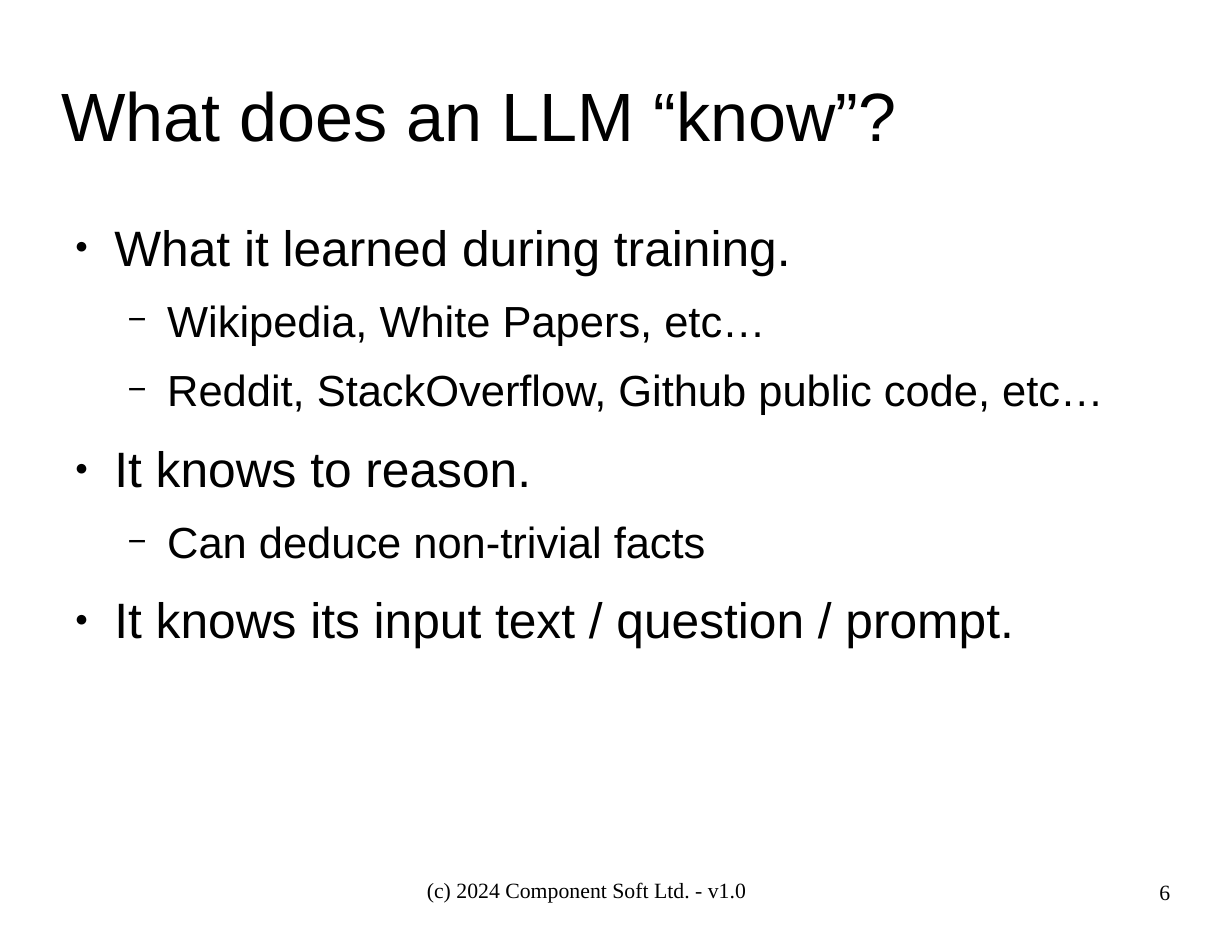
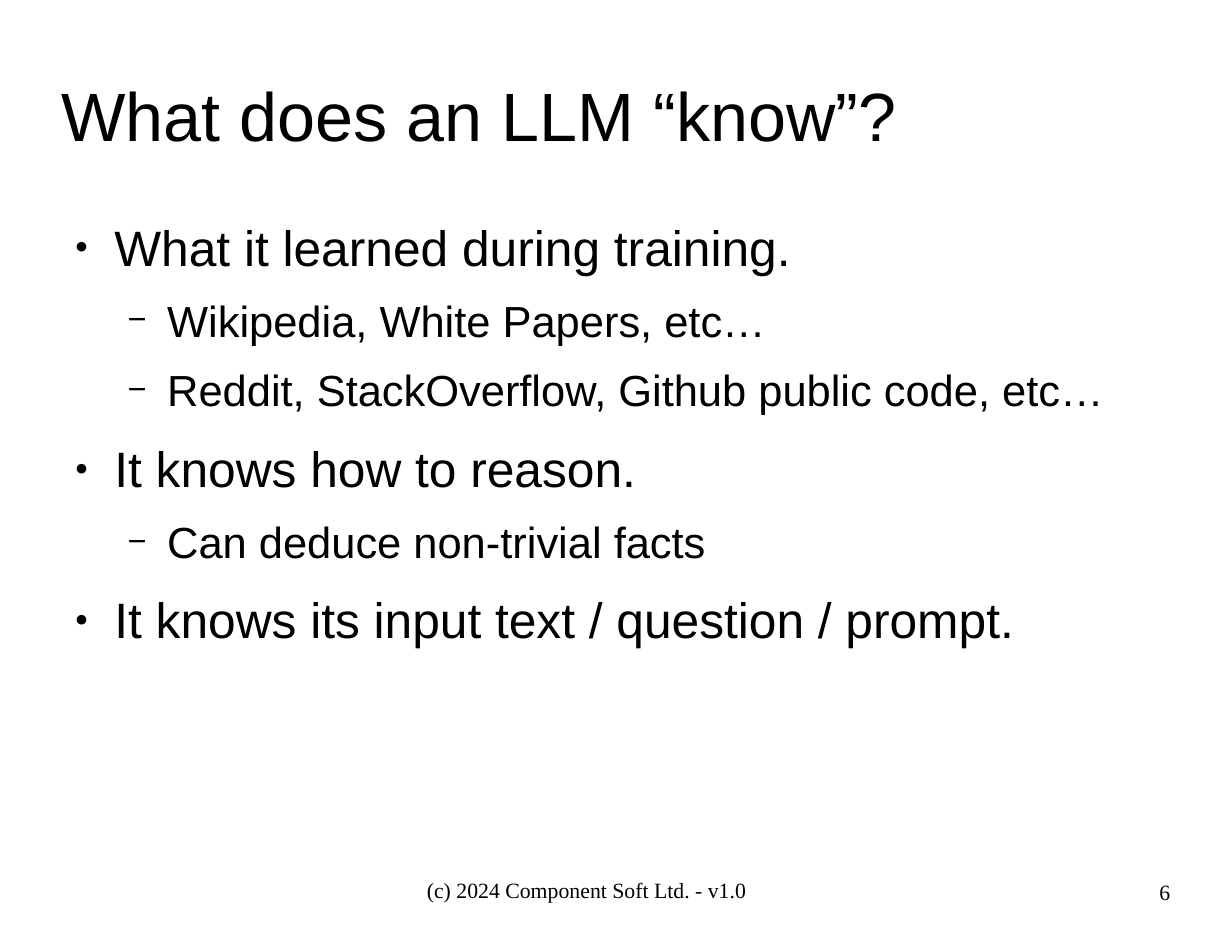
Before and after one commit to ComponentSoftTeam/intro-to-rag-systems, a slide deck: slide 6 of rag-intro.odp. Drawn at 1232x925 pixels with LibreOffice and Linux fonts; fonts in the diff are those of the drawing; background and template pictures are left out. Boxes give left, top, right and bottom in pixels: in the first picture for what was removed or moved away, otherwise in the second. Text is boxed around its words. In the diff, an @@ line names an element or a change of style, - is before the commit and + after.

```diff
--- a/rag-intro.odp
+++ b/rag-intro.odp
@@ text at [114, 451, 636, 488]: text changed @@
-● It knows to reason.
+● It knows how to reason.
```
Also in this commit, not shown: 4 other slides changed, 1 slide added, 2 slides removed, 1 other file.
